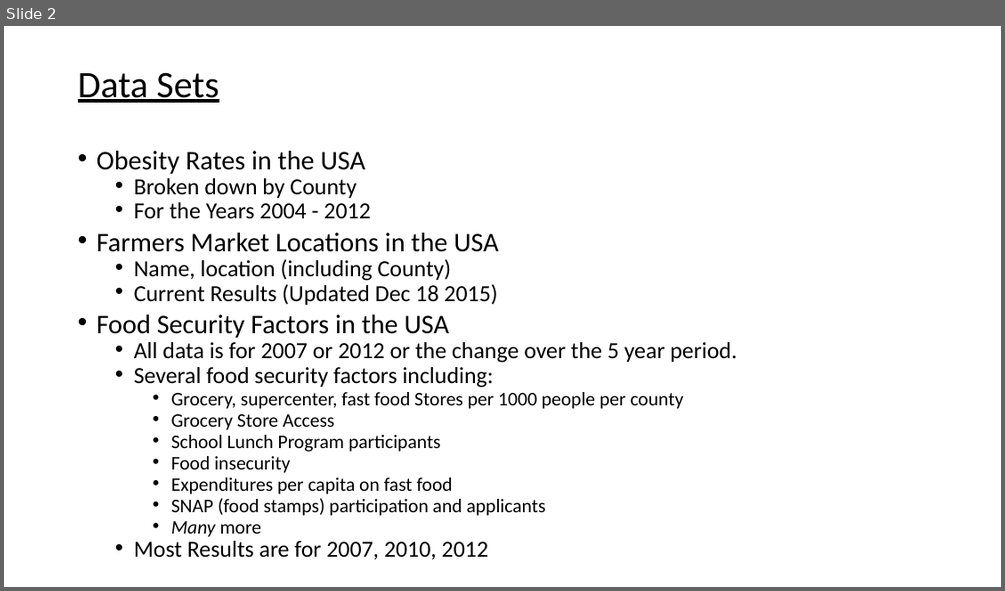
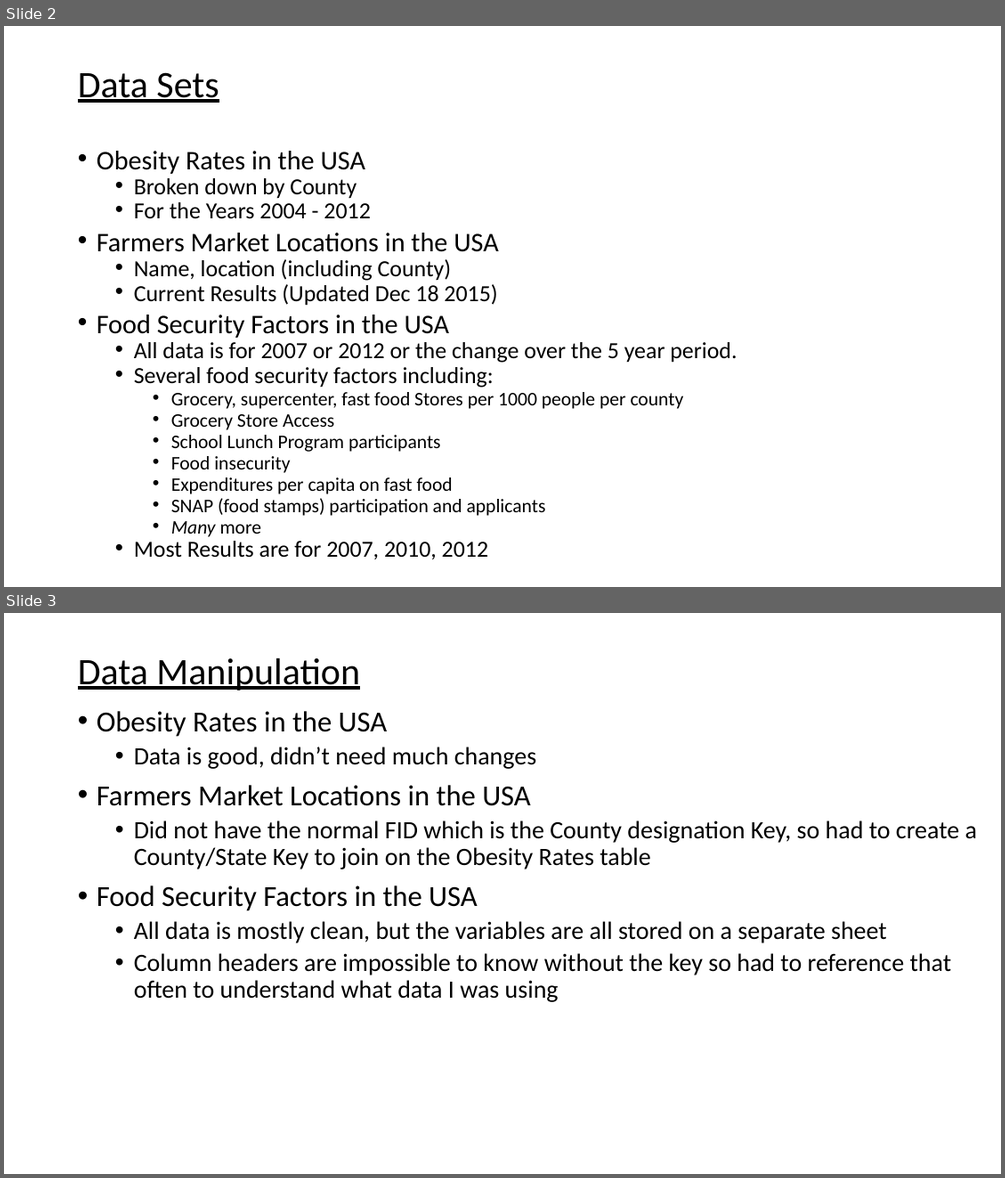
Before and after one commit to ahellman21/ASH, a slide deck: Presentation1.pptx. Shown one above the other, each under a label of ours: slide 2 before the commit, slides 2 and 3 after it. The pictures are 1005x591 and 1005x1178 pixels, drawn with LibreOffice and Linux fonts; fonts in the diff are those of the drawing. Boxes give left, top, right and bottom in pixels: in the first picture for what was removed or moved away, otherwise in the second. Text is boxed around its words. In the diff, an @@ line names an element or a change of style, - is before the commit and + after.

```diff
--- a/Presentation1.pptx
+++ b/Presentation1.pptx
@@ slide 3 added at <box>4,613,1001,1174</box>, background #FFFFFF @@
@@ title added at <box>78,658,360,690</box>, 36 pt, text #000000, underline @@
+Data Manipulation
@@ text added at <box>97,711,977,1002</box>, 24 pt, text #000000 @@
+• Obesity Rates in the USA
+  • Data is good, didn’t need much changes
+• Farmers Market Locations in the USA
+  • Did not have the normal FID which is the County designation Key, so had to create a County/State Key to join on the Obesity Rates table
+• Food Security Factors in the USA
+  • All data is mostly clean, but the variables are all stored on a separate sheet
+  • Column headers are impossible to know without the key so had to reference that often to understand what data I was using
```
Also in this commit, not shown: 1 slide changed, 6 other files.
